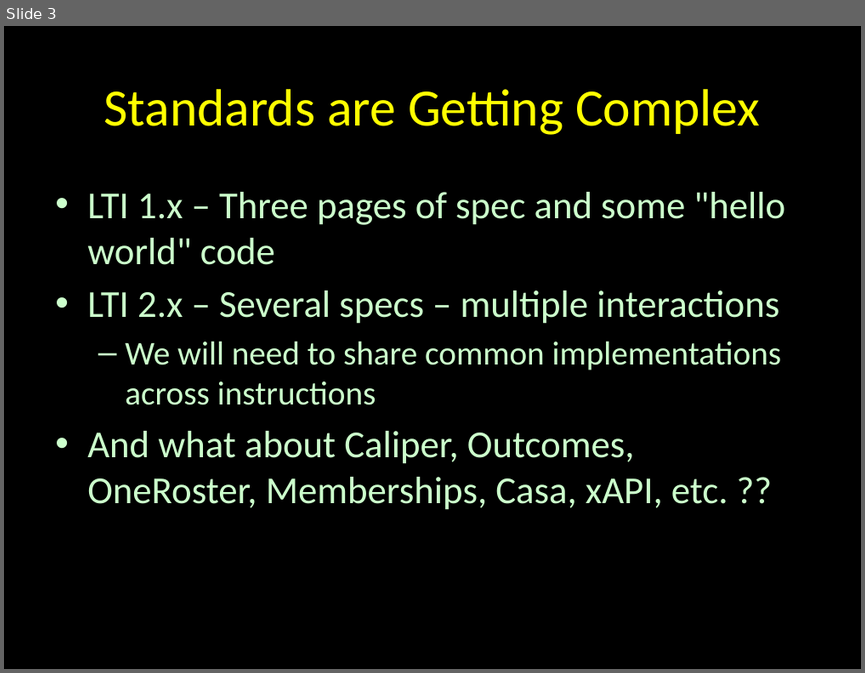
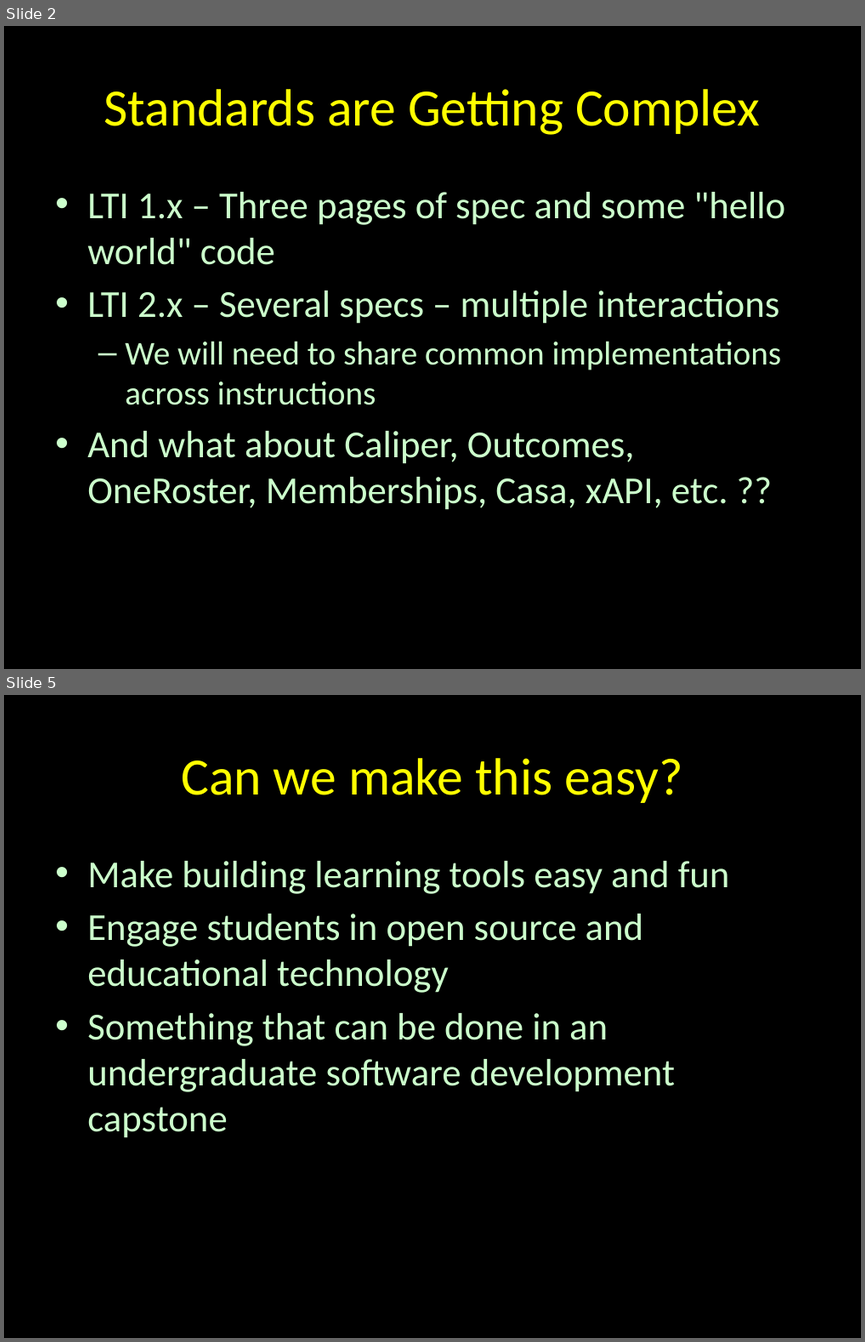
Before and after one commit to csev/tsugi-web, a slide deck: docs/lectures/00-Mini.pptx. Shown one above the other, each under a label of ours: slide 3 before the commit, slides 2 and 5 after it; the slides between them are not shown. The pictures are 865x673 and 865x1342 pixels, drawn with LibreOffice and Linux fonts; fonts in the diff are those of the drawing. Boxes give left, top, right and bottom in pixels: in the first picture for what was removed or moved away, otherwise in the second. Text is boxed around its words. In the diff, an @@ line names an element or a change of style, - is before the commit and + after.

```diff
--- a/docs/lectures/00-Mini.pptx
+++ b/docs/lectures/00-Mini.pptx
@@ slide 5 added at bbox=[4, 695, 861, 1338], background #000000 @@
@@ title added at bbox=[181, 758, 683, 803], 44 pt, text #FFFF00 @@
+Can we make this easy?
@@ text added at bbox=[87, 861, 730, 1138], 32 pt, text #CCFFCC @@
+• Make building learning tools easy and fun
+• Engage students in open source and educational technology
+• Something that can be done in an undergraduate software development capstone
@@ what was slide 3 is now slide 2 @@
```
Also in this commit, not shown: 3 slides changed, 9 other slides added, 1 slide removed, 2 other files.
